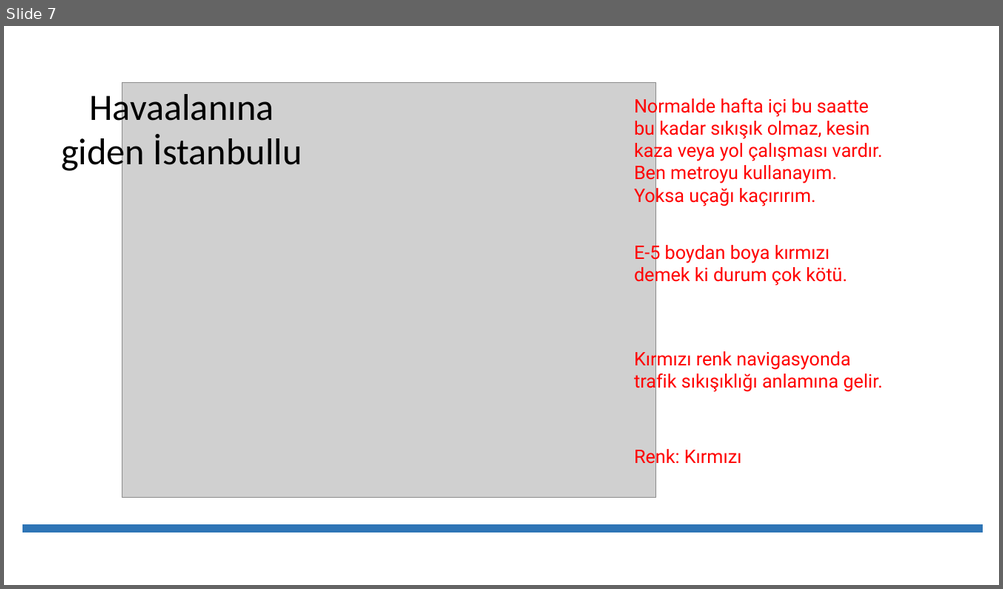
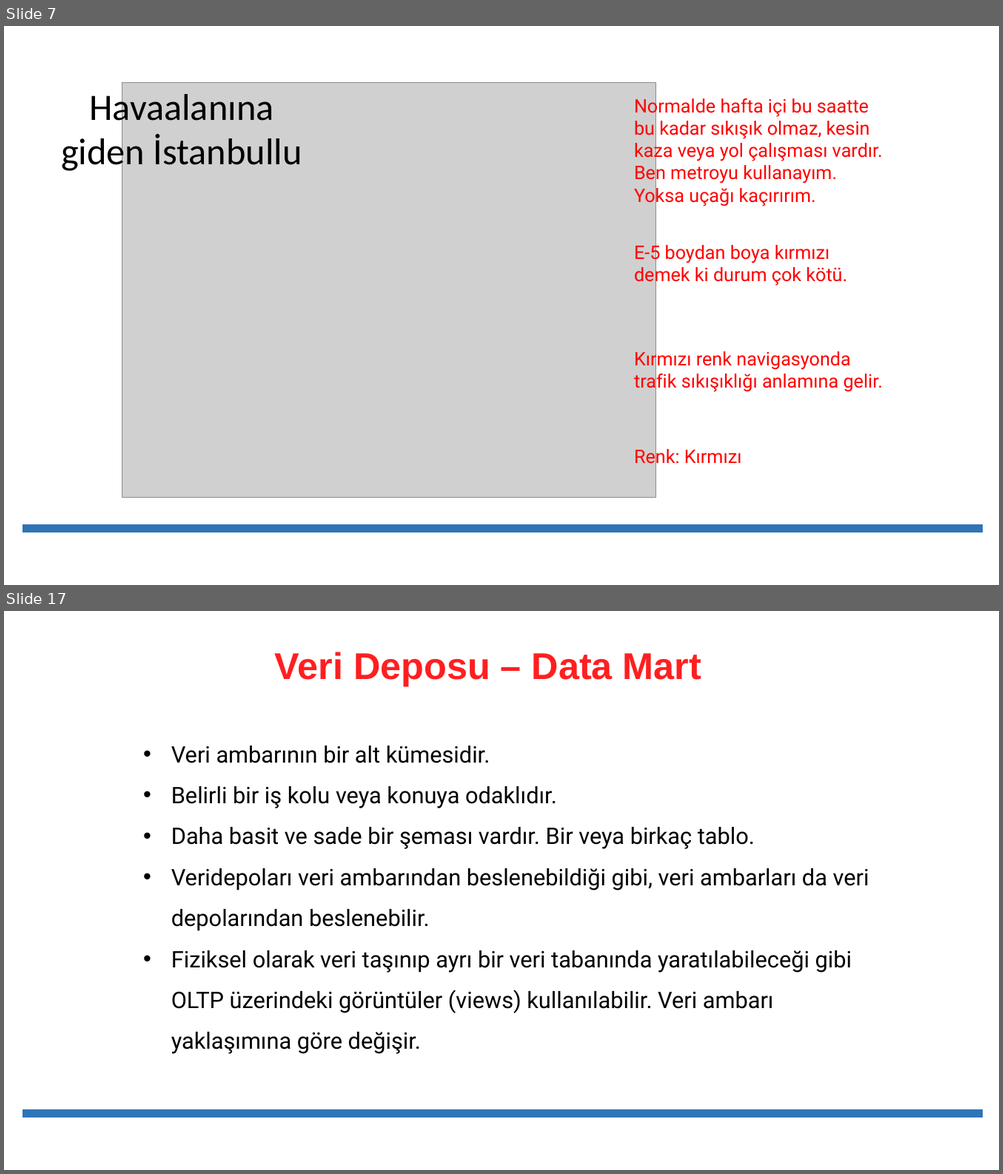
Before and after one commit to erkansirin78/preprocessing-analysis-ml-dl-big-data, a slide deck: 08_etl/01_ETL_Darawarehouse.pptx. Shown one above the other, each under a label of ours: slide 7 before the commit, slides 7 and 17 after it; the slides between them are not shown. The pictures are 1003x589 and 1003x1174 pixels, drawn with LibreOffice and Linux fonts; fonts in the diff are those of the drawing; grey boxes stand for pictures. Boxes give left, top, right and bottom in pixels: in the first picture for what was removed or moved away, otherwise in the second. Text is boxed around its words. In the diff, an @@ line names an element or a change of style, - is before the commit and + after.

```diff
--- a/08_etl/01_ETL_Darawarehouse.pptx
+++ b/08_etl/01_ETL_Darawarehouse.pptx
@@ slide 17 added at (4,611,999,1170), background #FFFFFF @@
@@ text added at (275,652,701,686), 36 pt, text #FF1F20, bold @@
+Veri Deposu – Data Mart
@@ text added at (171,746,869,1054), 22 pt, text #000000 @@
+• Veri ambarının bir alt kümesidir.
+• Belirli bir iş kolu veya konuya odaklıdır.
+• Daha basit ve sade bir şeması vardır. Bir veya birkaç tablo.
+• Veridepoları veri ambarından beslenebildiği gibi, veri ambarları da veri depolarından beslenebilir.
+• Fiziksel olarak veri taşınıp ayrı bir veri tabanında yaratılabileceği gibi OLTP üzerindeki görüntüler (views) kullanılabilir. Veri ambarı yaklaşımına göre değişir.
@@ line added from (22, 1114) to (983, 1114), #2E75B6 8 pt @@
```
Also in this commit, not shown: 4 slides changed, 33 other slides added, 34 other files.
